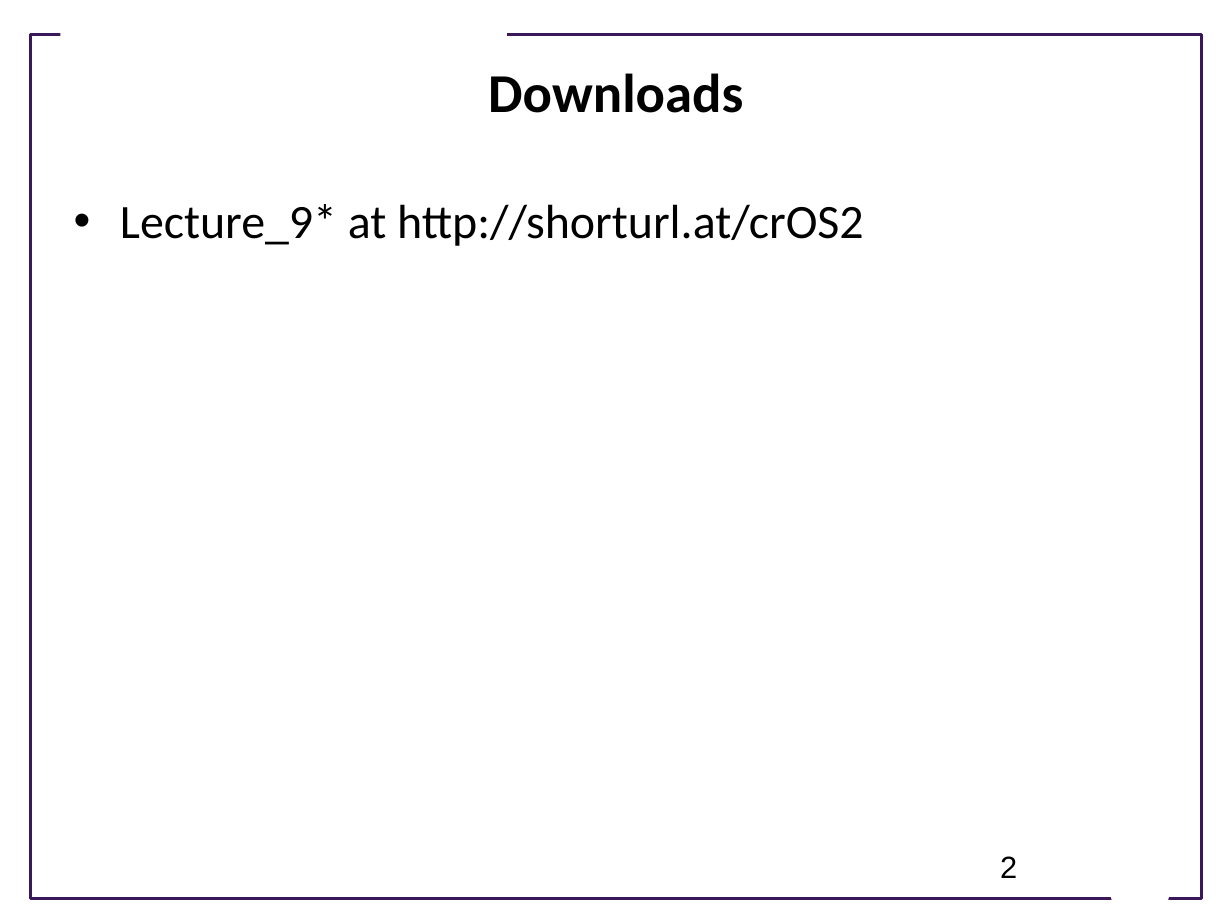
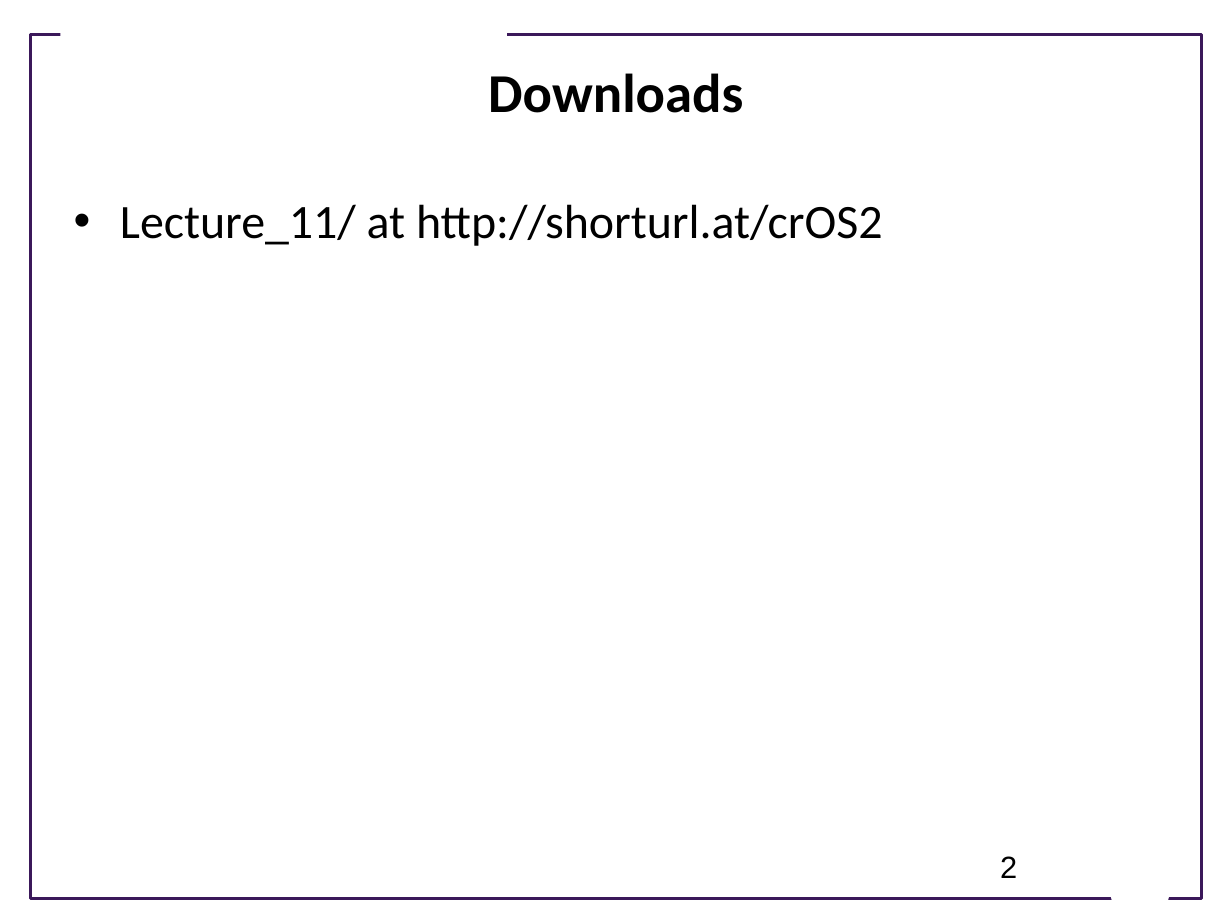
Before and after one commit to ModelEngineering/advancing-biomedical-models, a slide deck: slide 2 of lectures/lecture_11/Lecture_11_Parameter_Confidence_Intervals_With_Bootstrapping.pptx. Drawn at 1232x924 pixels with LibreOffice and Linux fonts; fonts in the diff are those of the drawing; background and template pictures are left out. Boxes give left, top, right and bottom in pixels: in the first picture for what was removed or moved away, otherwise in the second. Text is boxed around its words. In the diff, an @@ line names an element or a change of style, - is before the commit and + after.

```diff
--- a/lectures/lecture_11/Lecture_11_Parameter_Confidence_Intervals_With_Bootstrapping.pptx
+++ b/lectures/lecture_11/Lecture_11_Parameter_Confidence_Intervals_With_Bootstrapping.pptx
@@ text at (120, 204, 882, 246): text changed @@
-• Lecture_9* at http://shorturl.at/crOS2
+• Lecture_11/ at http://shorturl.at/crOS2
```
Also in this commit, not shown: 2 other slides changed, 5 slides added, 1 slide removed.
